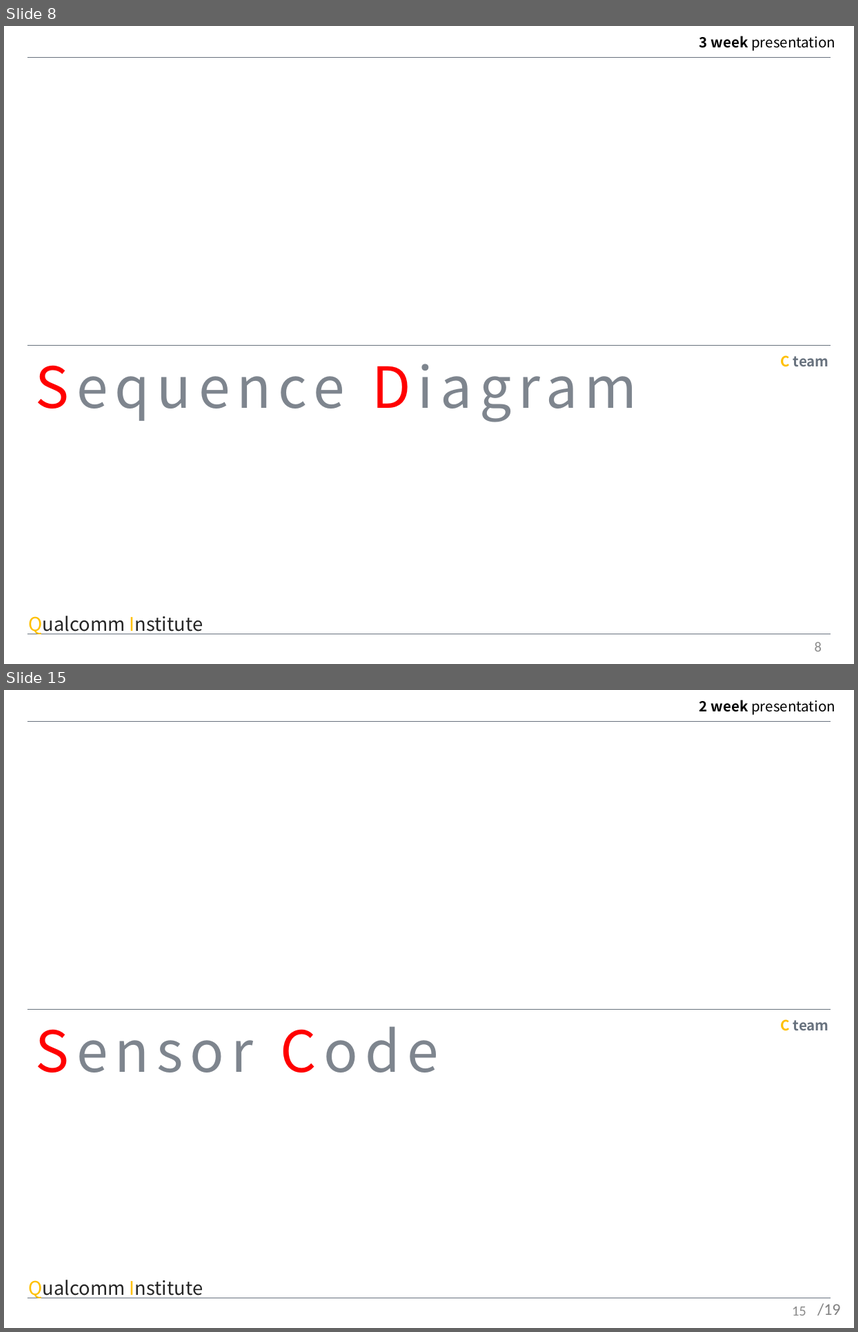
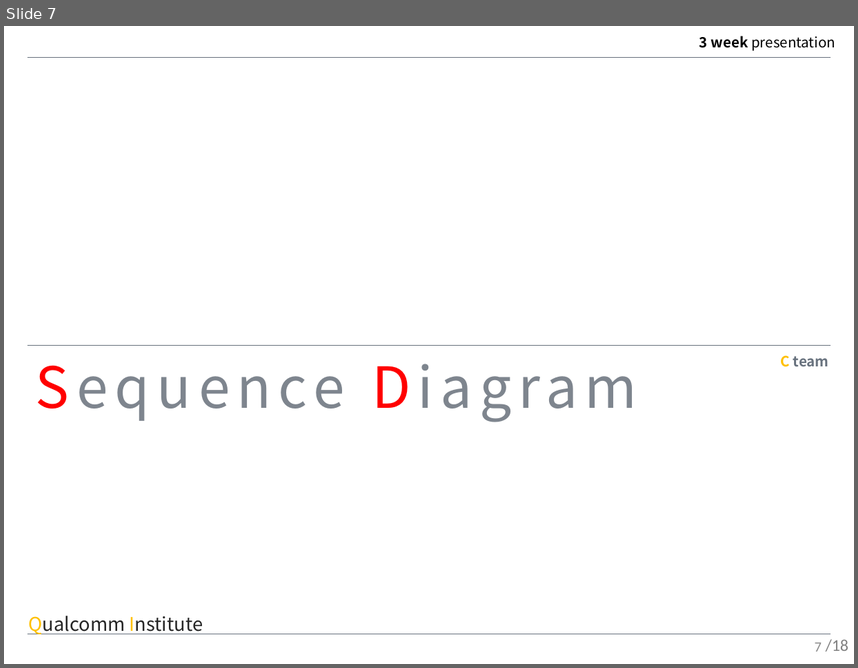
Before and after one commit to MAENGSOOHOON/summer2017IoT, a slide deck: 3week/ppt/3week.pptx. Shown one above the other, each under a label of ours: slides 8 and 15 before the commit, slide 7 after it; the slides between them are not shown. The pictures are 858x1332 and 858x668 pixels, drawn with LibreOffice and Linux fonts; fonts in the diff are those of the drawing. Boxes give left, top, right and bottom in pixels: in the first picture for what was removed or moved away, otherwise in the second. Text is boxed around its words. In the diff, an @@ line names an element or a change of style, - is before the commit and + after.

```diff
--- a/3week/ppt/3week.pptx
+++ b/3week/ppt/3week.pptx
@@ slide 15 removed at bbox=[4, 690, 854, 1328], background #FFFFFF @@
@@ text removed at bbox=[700, 700, 835, 715] @@
-2 week presentation
@@ line removed from (27, 720) to (831, 720) @@
@@ line removed from (27, 1009) to (831, 1009) @@
@@ text removed at bbox=[781, 1019, 829, 1031] @@
-C team
@@ text removed at bbox=[36, 1026, 439, 1072] @@
-Sensor Code
@@ text removed at bbox=[28, 1279, 203, 1298] @@
-Qualcomm Institute
@@ line removed from (27, 1298) to (831, 1298) @@
@@ page number removed at bbox=[792, 1306, 806, 1315] @@
-15
@@ text removed at bbox=[818, 1303, 841, 1315] @@
-/19
@@ what was slide 8 is now slide 7 @@
@@ slide 7 changed as well @@
@@ page number at bbox=[815, 642, 822, 651]: text changed @@
-8
+7
@@ text added at bbox=[826, 639, 849, 651], 14 pt, text #808080 @@
+/18
```
Also in this commit, not shown: 13 other slides changed, 4 slides added, 4 other slides removed, 2 other files.
